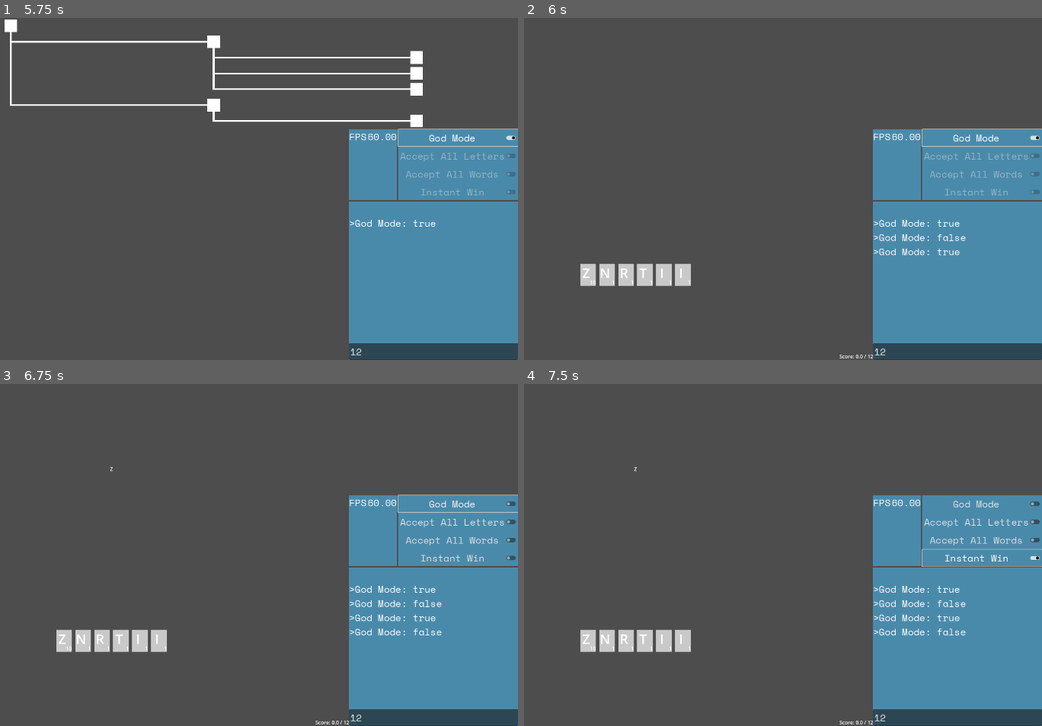
Above: before the commit, frames 1-4 (two rows, left to right).
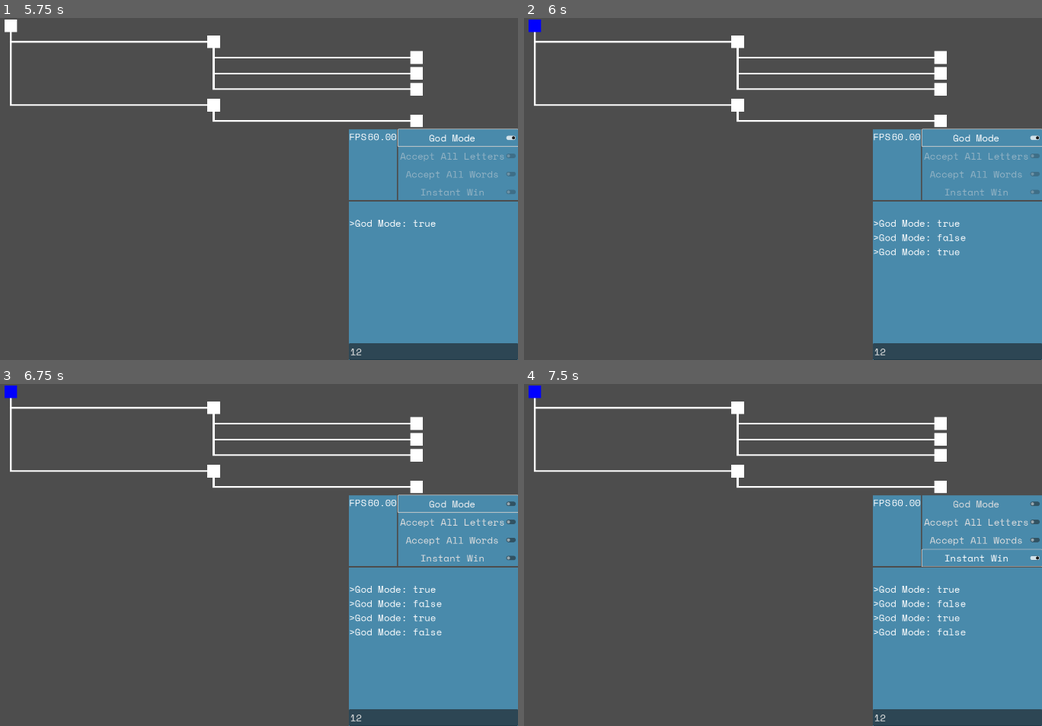
Above: after the commit, the same moments.

Repository: LucasMc17/CRYPTr
Game: Godot game, scene res://root.tscn
Same seed, same stepped clock (60 frames per second), same inputs: the game is played once before the commit and once after it.
Inputs (mouse positions are in pixels of both pictures, inside the frame that each line leads up to):
- Up to frame 1 (5.75 s): click (435, 353) at 0.52 s; type "12" at 0.6 s; click "NEW RUN" at 1.25 s; click "Accept All Letters" at 2 s; click "Accept All Letters" at 2.75 s; click "Accept All Words" at 3.5 s; click "Accept All Words" at 4.25 s; click "God Mode" at 5 s
- Up to frame 2 (6 s): tap Enter (enter) at 5.75, 5.85 s; move the mouse to (534, 24) at 5.77 s; click (534, 24) at 5.92 s
- Up to frame 3 (6.75 s): tap Space at 6.5 s; move the mouse to (435, 647) at 6.52 s; hold Backspace (backspace) from 6.53 s (still down); tap Z at 6.6 s; click (435, 647) at 6.67 s
- Up to frame 4 (7.5 s): release Backspace (backspace) at 7.25 s; click "Instant Win" at 7.25 s

Frame 1 is identical in both runs. In frame 2, 3.4% of the frame differs, in the area x 0-82%, y 0-100%; in frame 3, 3.4%; in frame 4, 3.4%.

Commit message:
new tree structure

Diff:
--- a/resources/encounters/encounter.gd
+++ b/resources/encounters/encounter.gd
@@ -8,6 +8,7 @@
 @export var SECURITY_LEVEL := 0
 @export var DISTANCE_FROM_END := 0
 @export var VISITED := false
+@export var BYPASSED := false
 # @export var current_position := false
 
 @export_group("Branches")
@@ -17,6 +18,8 @@
 
 var relative_y : int
 var alphabet := "abcdefghijklmnopqrstuvwxyz0123456789"
+
+var SCENE : MapNode
 
 func to_object() -> Dictionary:
 	return {
@@ -35,6 +38,11 @@
 	for branch in BRANCHES:
 		count += branch.recursive_depth_trace()
 	return count
+
+func bypass():
+	BYPASSED = true
+	for branch in BRANCHES:
+		branch.bypass()
 
 func _init(encounter_type: String, max_branches: int, parent_node : EncounterRes, session_depth : int, sec_level : int, distance_from_end: int, sibling_index := 0):
 	var name = str(sec_level) + '_' + str(sibling_index) + '_'
--- a/slices/run/states/map/scenes/map_instance.gd
+++ b/slices/run/states/map/scenes/map_instance.gd
@@ -1,35 +1,62 @@
-# @tool
 extends GridContainer
 
 var map_cell_scene = preload('./map_cell.tscn')
-var file_scene = preload('./map_node.tscn')
 
 @export var DEPTH_LIMIT := INF
 
 signal map_resized(new_column_width : float)
 
-## Debug button for generating encounter maps in the editor, solely for testing purposes
-# @export_category("DEBUG")
-# @export var RESET_BUTTON := true:
-# 	set(val):
-# 		for child in get_children():
-# 			child.queue_free()
-# 		init_map(0, 2)
+class TreeNode:
+	var scene : MapNode
+	var branches : Array
+	var x := 0
+	var y := 0
+
+	func _init(encounter : EncounterRes, parent : Variant):
+		var file_scene = load('res://slices/run/states/map/scenes/map_node.tscn')
+		scene = file_scene.instantiate()
+		scene.ENCOUNTER = encounter
+		if parent is TreeNode:
+			x = parent.x + 1
+			y = parent.y + encounter.relative_y
+		branches = encounter.BRANCHES.map(func (enc): return TreeNode.new(enc, self))
+
+	func to_object():
+		return {
+			"scene": scene,
+			"branches": branches.map(func (obj): return obj.to_object())
+		}
+
+	func update_colors():
+		scene.update_colors()
+		for branch in branches:
+			branch.update_colors()
+
+var MAP_TREE : TreeNode
+
+func populate_scenes(tree : TreeNode):
+	var index = convert_coords(Vector2(tree.x, tree.y))
+	var cell = get_child(index)
+	map_resized.connect(tree.scene.resize_lines)
+	tree.scene.x_cell_size = size.x / columns
+	tree.scene.encounter_clicked.connect(_on_encounter_clicked)
+	tree.scene.z_index = tree.scene.ENCOUNTER.DISTANCE_FROM_END
+	cell.add_child(tree.scene)
+	for branch in tree.branches:
+		populate_scenes(branch)
 
 func init_map(session_depth : int, length_limit : int):
+	# First, create the encounter resources
 	Player.ENCOUNTER_MAP = EncounterRes.new("MATCH", 3, null, session_depth, 0, length_limit)
+	# Second, create a tree of actual 2D scenes, mirroring the structure of the resrouce itself
+	MAP_TREE = TreeNode.new(Player.ENCOUNTER_MAP, null)
+	# Third, create the grid of nodes
 	build_grid_map()
+	# Fourth, place the scenes from the tree in their correct spots throughout the grid
+	populate_scenes(MAP_TREE)
 
 func _ready():
 	init_map(0, 2)
-
-class CellObject:
-	var encounter : EncounterRes
-
-	func to_object():
-		return {
-			"encounter": encounter.to_object()
-		}
 
 func convert_coords(coords : Vector2) -> int:
 	return coords.y * columns + coords.x
@@ -44,25 +71,21 @@
 	if Player.ENCOUNTER_MAP:
 		columns = Player.ENCOUNTER_MAP.DISTANCE_FROM_END + 1
 		var cell_count = columns * Player.ENCOUNTER_MAP.recursive_depth_trace()
-		var cell_list : Array = range(cell_count).map(func (cell): return CellObject.new())
-		recursively_build_files(cell_list, Player.ENCOUNTER_MAP, Vector2.ZERO)
-		for obj in cell_list:
+		for i in range(cell_count):
 			var cell = map_cell_scene.instantiate()
-			if obj.encounter != null:
-				var file = file_scene.instantiate()
-				file.ENCOUNTER = obj.encounter
-				map_resized.connect(file.resize_lines)
-				file.x_cell_size = size.x / columns
-				file.encounter_clicked.connect(_on_encounter_clicked)
-				file.z_index = obj.encounter.DISTANCE_FROM_END
-				cell.add_child(file)
 			add_child(cell)
 
 func _on_resized():
 	map_resized.emit(size.x / columns)
 
-func _on_encounter_clicked(encounter : EncounterRes, map_node : MapNode):
-	encounter.VISITED = true
-	Player.CURRENT_ENCOUNTER = encounter
-	Events.match_started.emit(encounter)
-	map_node.update_colors()
+func _on_encounter_clicked(map_node : MapNode):
+	map_node.ENCOUNTER.VISITED = true
+	if Player.CURRENT_ENCOUNTER:
+		for branch in Player.CURRENT_ENCOUNTER.BRANCHES:
+			if branch != map_node.ENCOUNTER:
+				# branch.BYPASSED = true
+				branch.bypass()
+				# branch.SCENE.update_colors()
+	Player.CURRENT_ENCOUNTER = map_node.ENCOUNTER
+	# Events.match_started.emit(encounter)
+	MAP_TREE.update_colors()
--- a/slices/run/states/map/scenes/map_instance.tscn
+++ b/slices/run/states/map/scenes/map_instance.tscn
@@ -1,11 +1,6 @@
-[gd_scene load_steps=4 format=3 uid="uid://xlr84cr7mapo"]
+[gd_scene load_steps=2 format=3 uid="uid://xlr84cr7mapo"]
 
 [ext_resource type="Script" uid="uid://cryfdx5caen55" path="res://slices/run/states/map/scenes/map_instance.gd" id="1_u6mjq"]
-[ext_resource type="Script" uid="uid://c1cegw7atujov" path="res://resources/encounters/encounter.gd" id="2_fq3hg"]
-
-[sub_resource type="Resource" id="Resource_enmdw"]
-script = ExtResource("2_fq3hg")
-DISTANCE_FROM_END = 2
 
 [node name="MapInstance" type="GridContainer"]
 anchors_preset = 15
@@ -19,7 +14,5 @@
 theme_override_constants/v_separation = 0
 columns = 3
 script = ExtResource("1_u6mjq")
-ENCOUNTER_MAP = SubResource("Resource_enmdw")
-CURRENT_ENCOUNTER = SubResource("Resource_enmdw")
 
 [connection signal="resized" from="." to="." method="_on_resized"]
--- a/slices/run/states/map/scenes/map_node.gd
+++ b/slices/run/states/map/scenes/map_node.gd
@@ -3,7 +3,7 @@
 
 var map_node_scene = preload('./map_node.tscn')
 
-signal encounter_clicked(encounter : EncounterRes, scene : MapNode)
+signal encounter_clicked(scene : MapNode)
 
 var y_cell_size := 50
 var x_cell_size := 50.0
@@ -24,6 +24,8 @@
 	if ENCOUNTER.VISITED:
 		modulate = "#0000FF"
 		PARENT_LINE.z_index = 10
+	elif ENCOUNTER.BYPASSED:
+		modulate = "#999999"
 
 func _ready():
 	if ENCOUNTER.PARENT:
@@ -35,6 +37,6 @@
 func _gui_input(event):
 	if Player.CURRENT_ENCOUNTER:
 		if Player.CURRENT_ENCOUNTER.BRANCHES.has(ENCOUNTER) and event is InputEventMouseButton and event.button_index == MOUSE_BUTTON_LEFT and event.pressed:
-			encounter_clicked.emit(ENCOUNTER, self)
+			encounter_clicked.emit(self)
 	elif Player.ENCOUNTER_MAP == self.ENCOUNTER and event is InputEventMouseButton and event.button_index == MOUSE_BUTTON_LEFT and event.pressed:
-		encounter_clicked.emit(ENCOUNTER, self)
+		encounter_clicked.emit(self)
